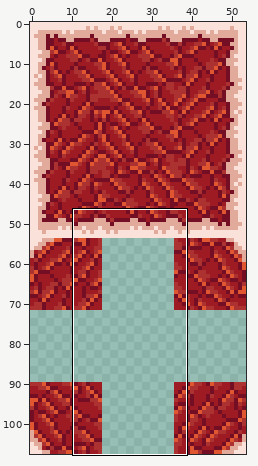
Sprite sheet, stored at Assets/Raw/groundtiles.png. The first picture is a wide view before the edit; the outline marks the close-up.
Close-up. Before the commit:
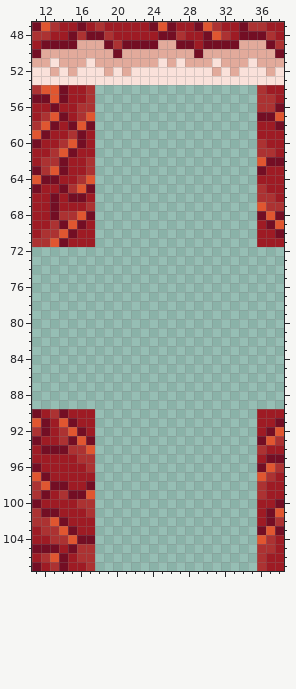
The file is 54x108 pixels. Shown: x 11..38, y 47..107.
The same view after the edit:
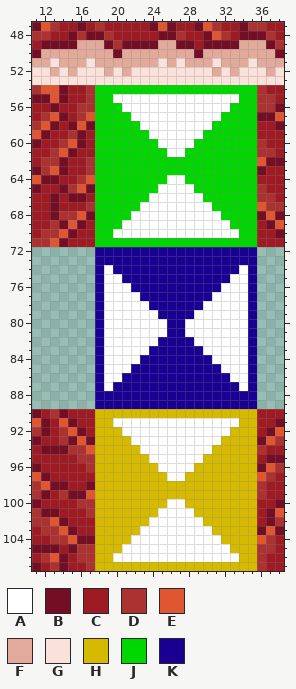
Palette (. is transparent): A #ffffff  B #730e24  C #9e1b24  D #ac3232  E #e05630  F #e2aa9b  G #fae1da  H #d6ba00  J #00d600  K #190092
The exact change:
@@ x 11..38 @@
  53 GGGGGGGGGGGGGGGGGGGGGGGGGGGG
- 54 DEEBCCD..................DCC
- 55 BBEBCCD..................DDC
- 56 CCBCCDD..................DDB
- 57 CDEBCDE..................BBE
- 58 DEBCBEB..................CCB
- 59 EBCCDBC..................CCC
- 60 BCCDEBC..................DCC
- 61 CCDEBCC..................DDC
- 62 CDDBCCD..................EBB
- 63 BDEBCCD..................BCC
- 64 EBBCCDE..................CCC
- 65 BCCBDEB..................DCC
- 66 CCBCBBC..................DDC
- 67 CCBCCCD..................EDD
- 68 CCBDDEB..................BEB
- 69 CCDBEBC..................CBE
- 70 CDDEBCC..................CCB
- 71 DDEBCCC..................CCC
- 72 ............................
- 73 ............................
- 74 ............................
- 75 ............................
- 76 ............................
- 77 ............................
- 78 ............................
- 79 ............................
- 80 ............................
- 81 ............................
- 82 ............................
- 83 ............................
- 84 ............................
- 85 ............................
- 86 ............................
- 87 ............................
- 88 ............................
- 89 ............................
- 90 BCDBCCC..................CCC
- 91 EBCEBCC..................CCB
- 92 DBCDEBC..................CBE
- 93 BCCDBEB..................BED
- 94 CBBBDDE..................DCC
- 95 CCCCCDD..................CBB
- 96 BCCCCCD..................BED
- 97 EBCCCCC..................EDC
- 98 DEBBCCB..................DCC
- 99 DBCDBBE..................DCC
-100 BCCCCDD..................CCB
-101 DBBCCCD..................CBE
-102 DDEBCCC..................CBD
-103 CDDEBCC..................BEB
-104 CCDDEBB..................EDC
-105 BBBCBDD..................DDC
-106 CDEBCDD..................DCC
-107 BCDBCCD..................DCC
+ 54 DEEBCCDJJJJJJJJJJJJJJJJJJDCC
+ 55 BBEBCCDJJAAAAAAAAAAAAAAJJDDC
+ 56 CCBCCDDJJJAAAAAAAAAAAAJJJDDB
+ 57 CDEBCDEJJJJAAAAAAAAAAJJJJBBE
+ 58 DEBCBEBJJJJJAAAAAAAAJJJJJCCB
+ 59 EBCCDBCJJJJJJAAAAAAJJJJJJCCC
+ 60 BCCDEBCJJJJJJJAAAAJJJJJJJDCC
+ 61 CCDEBCCJJJJJJJJAAJJJJJJJJDDC
+ 62 CDDBCCDJJJJJJJJJJJJJJJJJJEBB
+ 63 BDEBCCDJJJJJJJJJJJJJJJJJJBCC
+ 64 EBBCCDEJJJJJJJJAAJJJJJJJJCCC
+ 65 BCCBDEBJJJJJJJAAAAJJJJJJJDCC
+ 66 CCBCBBCJJJJJJAAAAAAJJJJJJDDC
+ 67 CCBCCCDJJJJJAAAAAAAAJJJJJEDD
+ 68 CCBDDEBJJJJAAAAAAAAAAJJJJBEB
+ 69 CCDBEBCJJJAAAAAAAAAAAAJJJCBE
+ 70 CDDEBCCJJAAAAAAAAAAAAAAJJCCB
+ 71 DDEBCCCJJJJJJJJJJJJJJJJJJCCC
+ 72 .......KKKKKKKKKKKKKKKKKK...
+ 73 .......KKKKKKKKKKKKKKKKKK...
+ 74 .......KAKKKKKKKKKKKKKKAK...
+ 75 .......KAAKKKKKKKKKKKKAAK...
+ 76 .......KAAAKKKKKKKKKKAAAK...
+ 77 .......KAAAAKKKKKKKKAAAAK...
+ 78 .......KAAAAAKKKKKKAAAAAK...
+ 79 .......KAAAAAAKKKKAAAAAAK...
+ 80 .......KAAAAAAAKKAAAAAAAK...
+ 81 .......KAAAAAAAKKAAAAAAAK...
+ 82 .......KAAAAAAKKKKAAAAAAK...
+ 83 .......KAAAAAKKKKKKAAAAAK...
+ 84 .......KAAAAKKKKKKKKAAAAK...
+ 85 .......KAAAKKKKKKKKKKAAAK...
+ 86 .......KAAKKKKKKKKKKKKAAK...
+ 87 .......KAKKKKKKKKKKKKKKAK...
+ 88 .......KKKKKKKKKKKKKKKKKK...
+ 89 .......KKKKKKKKKKKKKKKKKK...
+ 90 BCDBCCCHHHHHHHHHHHHHHHHHHCCC
+ 91 EBCEBCCHHAAAAAAAAAAAAAAHHCCB
+ 92 DBCDEBCHHHAAAAAAAAAAAAHHHCBE
+ 93 BCCDBEBHHHHAAAAAAAAAAHHHHBED
+ 94 CBBBDDEHHHHHAAAAAAAAHHHHHDCC
+ 95 CCCCCDDHHHHHHAAAAAAHHHHHHCBB
+ 96 BCCCCCDHHHHHHHAAAAHHHHHHHBED
+ 97 EBCCCCCHHHHHHHHAAHHHHHHHHEDC
+ 98 DEBBCCBHHHHHHHHHHHHHHHHHHDCC
+ 99 DBCDBBEHHHHHHHHHHHHHHHHHHDCC
+100 BCCCCDDHHHHHHHHAAHHHHHHHHCCB
+101 DBBCCCDHHHHHHHAAAAHHHHHHHCBE
+102 DDEBCCCHHHHHHAAAAAAHHHHHHCBD
+103 CDDEBCCHHHHHAAAAAAAAHHHHHBEB
+104 CCDDEBBHHHHAAAAAAAAAAHHHHEDC
+105 BBBCBDDHHHAAAAAAAAAAAAHHHDDC
+106 CDEBCDDHHAAAAAAAAAAAAAAHHDCC
+107 BCDBCCDHHHHHHHHHHHHHHHHHHDCC
